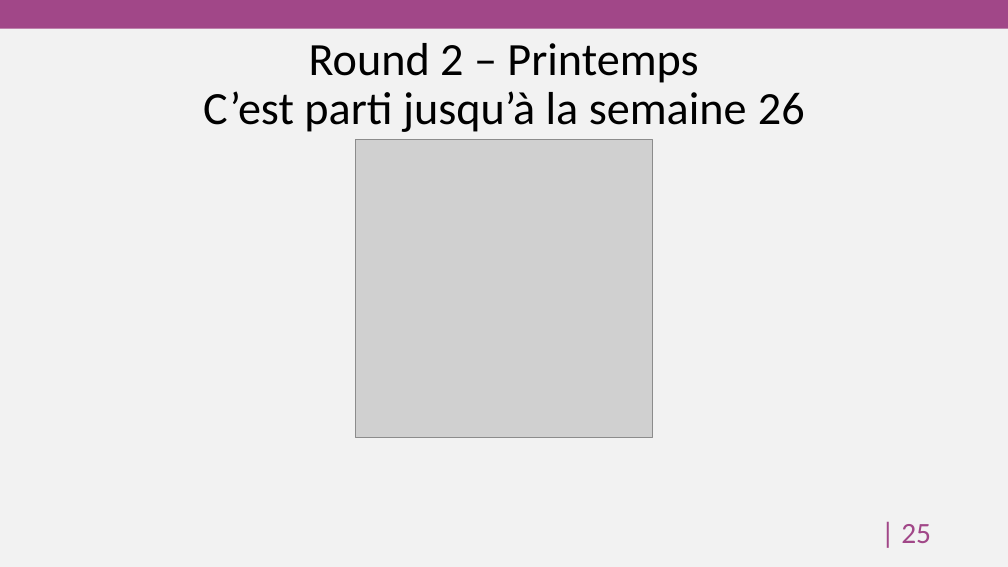
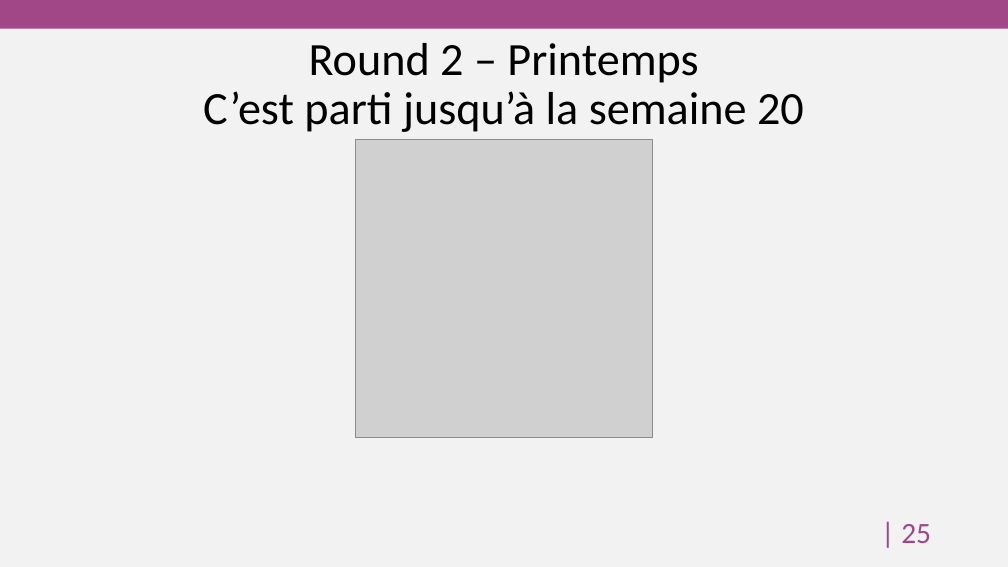
Before and after one commit to HEG-Arc/odoosim, a slide deck: slide 26 of BreweryAndCo.pptx. Drawn at 1008x567 pixels with LibreOffice and Linux fonts; fonts in the diff are those of the drawing; grey boxes stand for pictures; background and template pictures are left out. Boxes give left, top, right and bottom in pixels: in the first picture for what was removed or moved away, otherwise in the second. Text is boxed around its words. In the diff, an @@ line names an element or a change of style, - is before the commit and + after.

```diff
--- a/BreweryAndCo.pptx
+++ b/BreweryAndCo.pptx
@@ title at bbox=[203, 43, 804, 132]: text changed @@
-Round 2 – Printemps
-C’est parti jusqu’à la semaine 26
+Round 2 – Printemps
+C’est parti jusqu’à la semaine 20
```
Also in this commit, not shown: 10 other slides changed, 4 other files.
